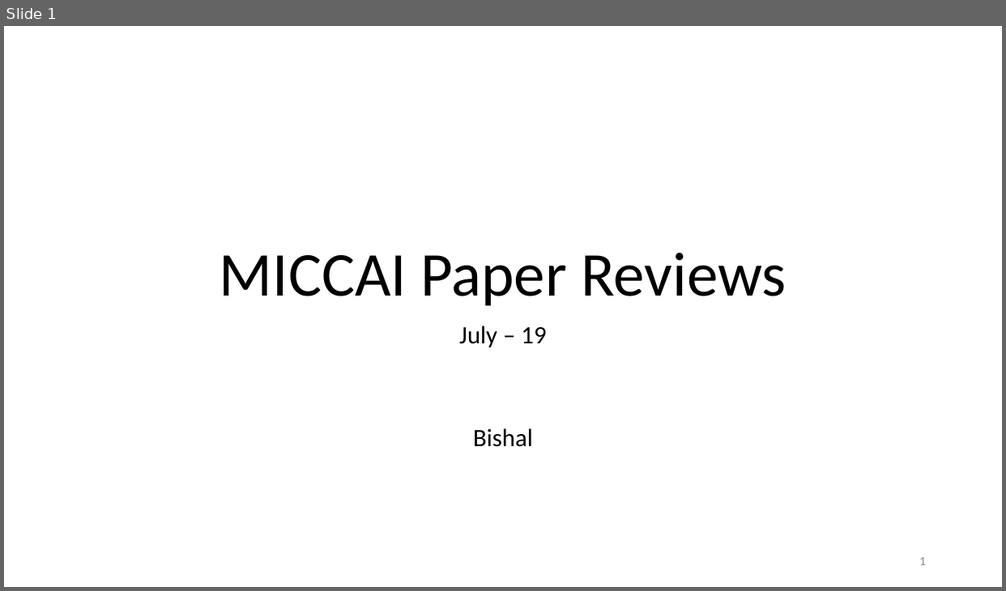
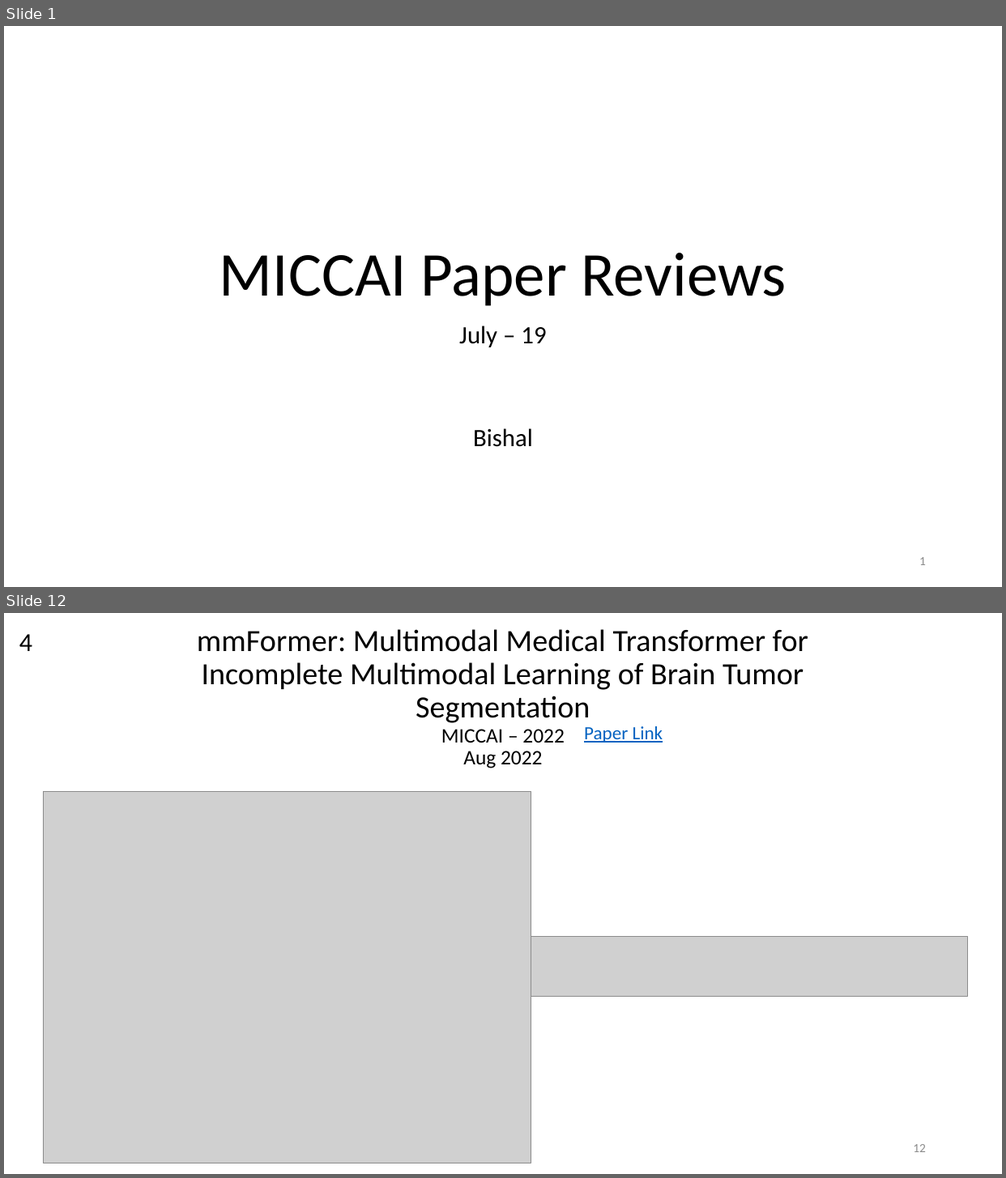
Before and after one commit to bluesaiyancodes/KITReports, a slide deck: Presentations/MICCAI Paper Reviews.pptx. Shown one above the other, each under a label of ours: slide 1 before the commit, slides 1 and 12 after it; the slides between them are not shown. The pictures are 1006x591 and 1006x1178 pixels, drawn with LibreOffice and Linux fonts; fonts in the diff are those of the drawing; grey boxes stand for pictures. Boxes give left, top, right and bottom in pixels: in the first picture for what was removed or moved away, otherwise in the second. Text is boxed around its words. In the diff, an @@ line names an element or a change of style, - is before the commit and + after.

```diff
--- a/Presentations/MICCAI Paper Reviews.pptx
+++ b/Presentations/MICCAI Paper Reviews.pptx
@@ slide 12 added at (x1=4, y1=613, x2=1002, y2=1174), background #FFFFFF @@
@@ text added at (x1=19, y1=634, x2=32, y2=651), 25 pt, text #000000 @@
+4
@@ title added at (x1=197, y1=629, x2=808, y2=769), 29.7 pt, text #000000 @@
+mmFormer: Multimodal Medical Transformer for
+Incomplete Multimodal Learning of Brain Tumor
+Segmentation
+MICCAI – 2022
+Aug 2022
@@ text added at (x1=584, y1=726, x2=663, y2=743), 18 pt, text #0563C1, underline @@
+Paper Link
@@ picture added at (x1=43, y1=792, x2=531, y2=1163) @@
@@ picture added at (x1=531, y1=936, x2=967, y2=997) @@
@@ page number added at (x1=913, y1=1144, x2=926, y2=1152), 12 pt, text #8C8C8C @@
+12
```
Also in this commit, not shown: 9 slides changed, 11 other slides added.
